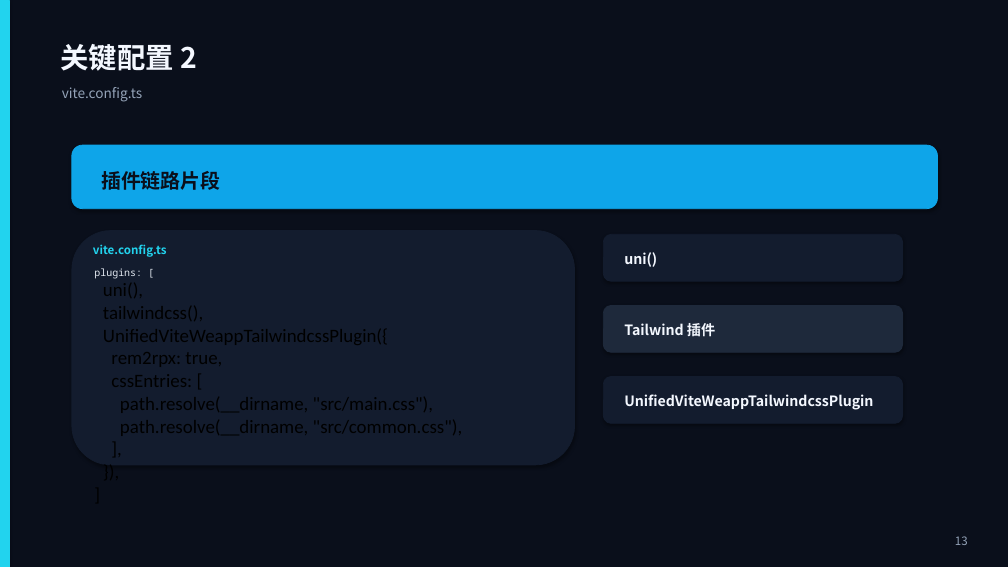
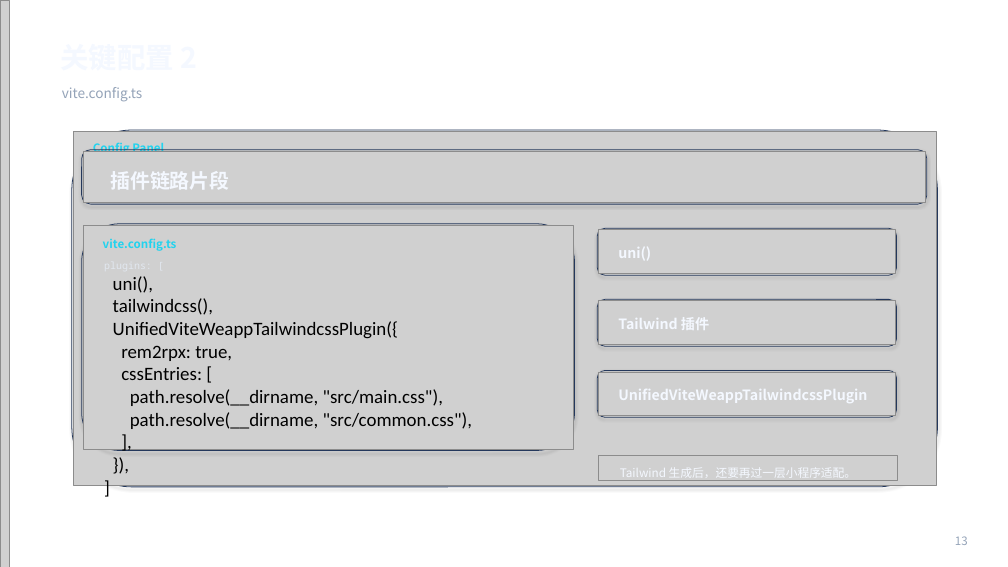
Before and after one commit to sonofmagic/weapp-tailwindcss, a slide deck: slide 13 of talk/2026-04-02-live/2026-04-02-live-deck.pptx. Drawn at 1008x567 pixels with LibreOffice and Linux fonts; fonts in the diff are those of the drawing; grey boxes stand for pictures; background and template pictures are left out. Boxes give left, top, right and bottom in pixels: in the first picture for what was removed or moved away, otherwise in the second. Text is boxed around its words. In the diff, an @@ line names an element or a change of style, - is before the commit and + after.

Commit message:
feat(talk): upgrade live deck gradients and premium panels

```diff
--- a/talk/2026-04-02-live/2026-04-02-live-deck.pptx
+++ b/talk/2026-04-02-live/2026-04-02-live-deck.pptx
@@ background #0A0F1B to picture (left out) @@
@@ rectangle removed at (0,0,9,567) @@
@@ picture added at (0,0,9,567) @@
@@ rounded rectangle added at (72,130,938,487), outline #24385C 0.75 pt @@
@@ picture added at (73,132,936,485) @@
@@ text added at (93,142,164,152), 11 pt, text #22D3EE, bold @@
+Config Panel
@@ rounded rectangle: place and size @@
-rounded rectangle at (72,145,938,209)
+rounded rectangle at (82,150,927,204)
@@ rounded rectangle at (82,150,927,204): fill #0EA5E9 to none; outline #0EA5E9 0.75 pt to #24385C 0.75 pt @@
@@ picture added at (83,151,926,203) @@
@@ text "插件链路片段": place and size @@
-text "插件链路片段" at (101,171,220,190)
+text "插件链路片段" at (110,171,229,189)
@@ text "插件链路片段" at (110,171,229,189): text colour #0A0F1B to #F4F8FF @@
@@ fill #131C2E to none; outline #131C2E 0.75 pt to #24385C 0.75 pt in 3 elements at (597,228,897,275), (597,371,897,417), (82,224,575,451) @@
@@ rounded rectangle: place and size @@
-rounded rectangle at (72,231,575,465)
+rounded rectangle at (82,224,575,451)
@@ picture added at (83,225,573,449) @@
@@ text "vite.config.ts": place and size @@
-text "vite.config.ts" at (93,244,167,257)
+text "vite.config.ts" at (103,238,177,251)
@@ picture added at (599,230,895,274) @@
@@ text "plugins: [ uni(), tailwindcss(), UnifiedViteWeappTailwindcss ..." rewrapped from (94,268,142,279) to (113,276,473,429) @@
@@ rounded rectangle at (597,299,897,346): fill #1E293B to none; outline #1E293B 0.75 pt to #24385C 0.75 pt @@
@@ picture added at (599,301,895,345) @@
@@ 3 texts, 3 rounded rectangles: place and size @@
-3 texts, 3 rounded rectangles at (603,234,903,423)
+3 texts, 3 rounded rectangles at (597,228,897,417)
@@ picture added at (599,372,895,416) @@
@@ picture added at (599,455,898,481) @@
@@ text added at (620,468,856,481), 11.2 pt, text #F4F8FF @@
+Tailwind 生成后，还要再过一层小程序适配。
```
Also in this commit, not shown: 19 other slides changed, 5 other files.
